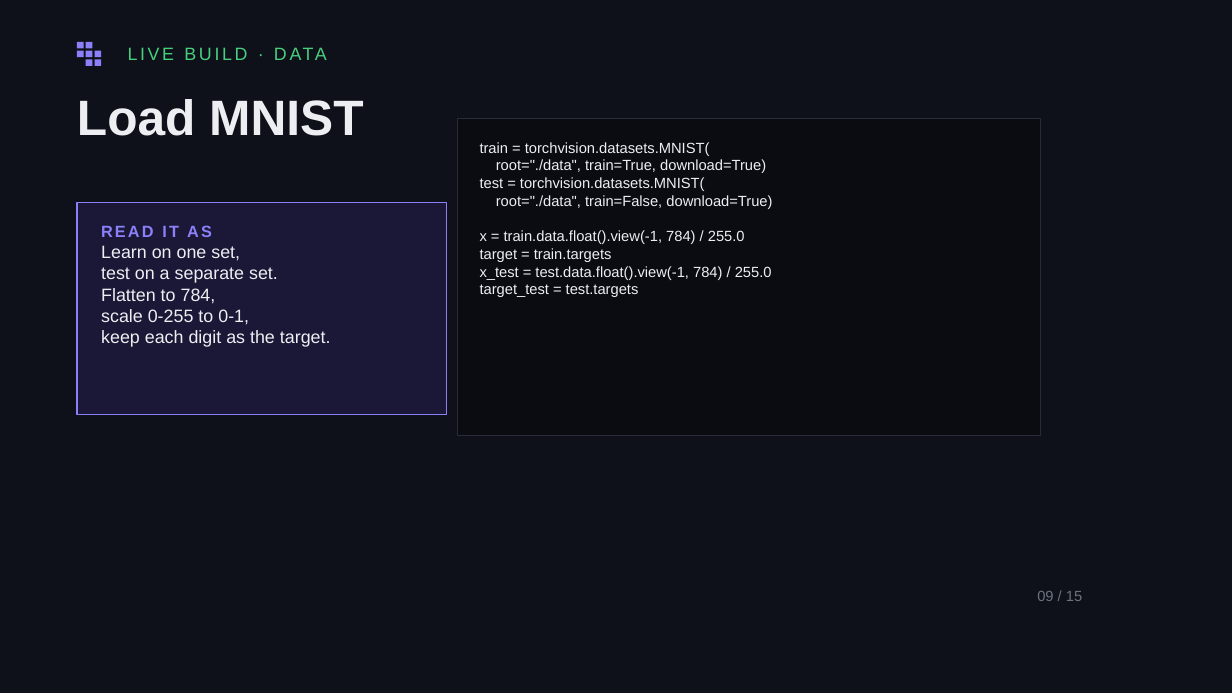
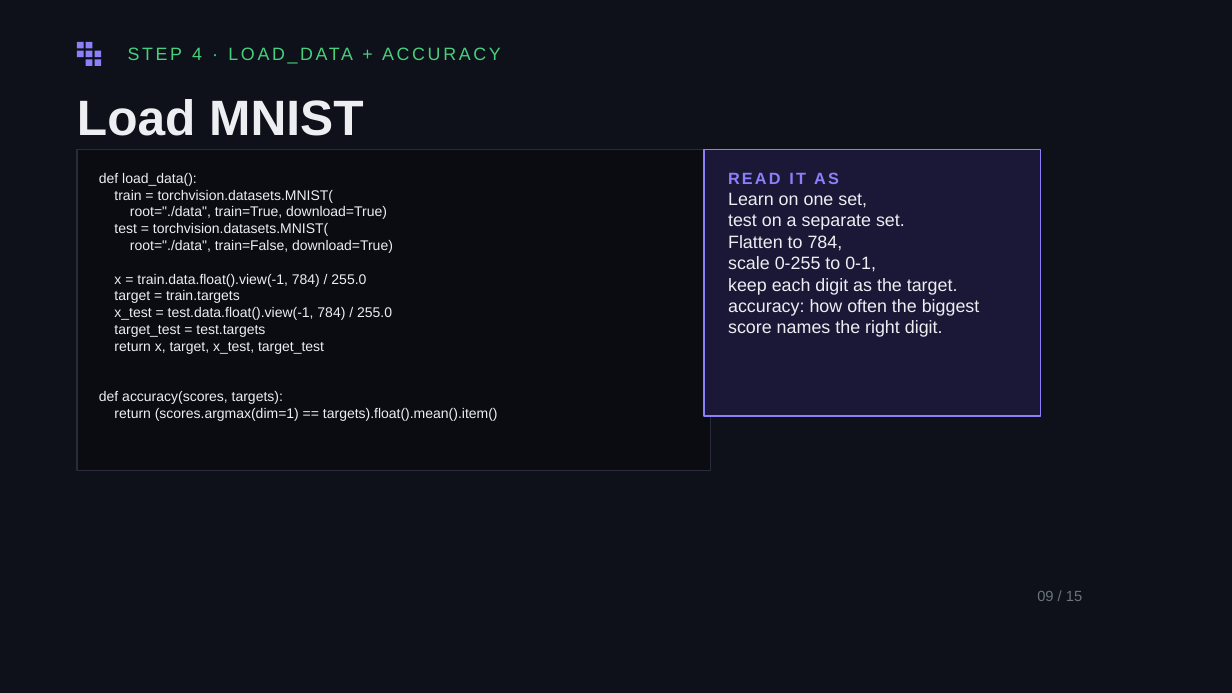
Before and after one commit to uh-pcs/Workshop3, a slide deck: slide 9 of slides/pcs-workshop-intro.pptx. Drawn at 1232x693 pixels with LibreOffice and Linux fonts; fonts in the diff are those of the drawing. Boxes give left, top, right and bottom in pixels: in the first picture for what was removed or moved away, otherwise in the second. Text is boxed around its words. In the diff, an @@ line names an element or a change of style, - is before the commit and + after.

```diff
--- a/slides/pcs-workshop-intro.pptx
+++ b/slides/pcs-workshop-intro.pptx
@@ text at [122, 47, 804, 316]: text changed @@
-LIVE BUILD · DATA
+STEP 4 · LOAD_DATA + ACCURACY
@@ rectangle: place and size @@
-rectangle at [457, 119, 1041, 435]
+rectangle at [77, 150, 711, 471]
@@ text at [99, 173, 118, 183]: paragraph added @@
+def load_data():
@@ text "def load_data():": place and size @@
-text "def load_data():" at [480, 142, 772, 297]
+text "def load_data():" at [99, 173, 498, 421]
@@ rectangle: place and size @@
-rectangle at [77, 202, 447, 415]
+rectangle at [704, 150, 1041, 417]
@@ text "READ IT AS": place and size @@
-text "READ IT AS" at [101, 225, 331, 347]
+text "READ IT AS" at [728, 172, 980, 337]
@@ text at [114, 190, 393, 337]: size 9.5 to 9 pt in "train = torchvision.datasets.MNIST(", "root="./data", train=True, download=True)", "test = torchvision.datasets.MNIST(", "root="./data", train=False, download=True)" and 4 more places @@
@@ text at [728, 299, 980, 337]: paragraphs added @@
+accuracy: how often the biggest
+score names the right digit.
@@ text at [99, 342, 498, 421]: paragraphs added @@
+return x, target, x_test, target_test
+def accuracy(scores, targets):
+return (scores.argmax(dim=1) == targets).float().mean().item()
```
Also in this commit, not shown: 4 other slides changed, 1 slide added, 1 slide removed, 20 other files.
